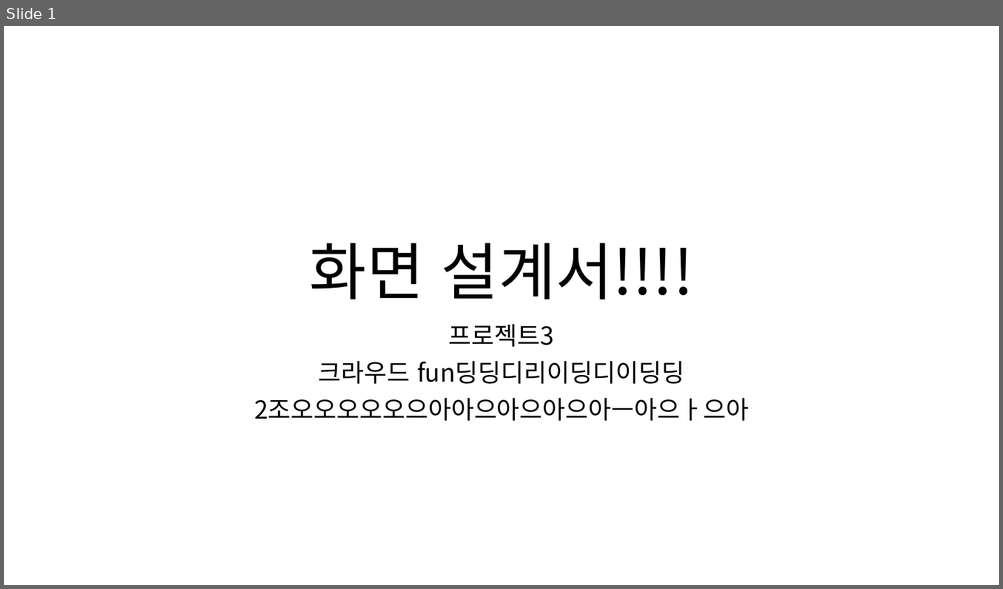
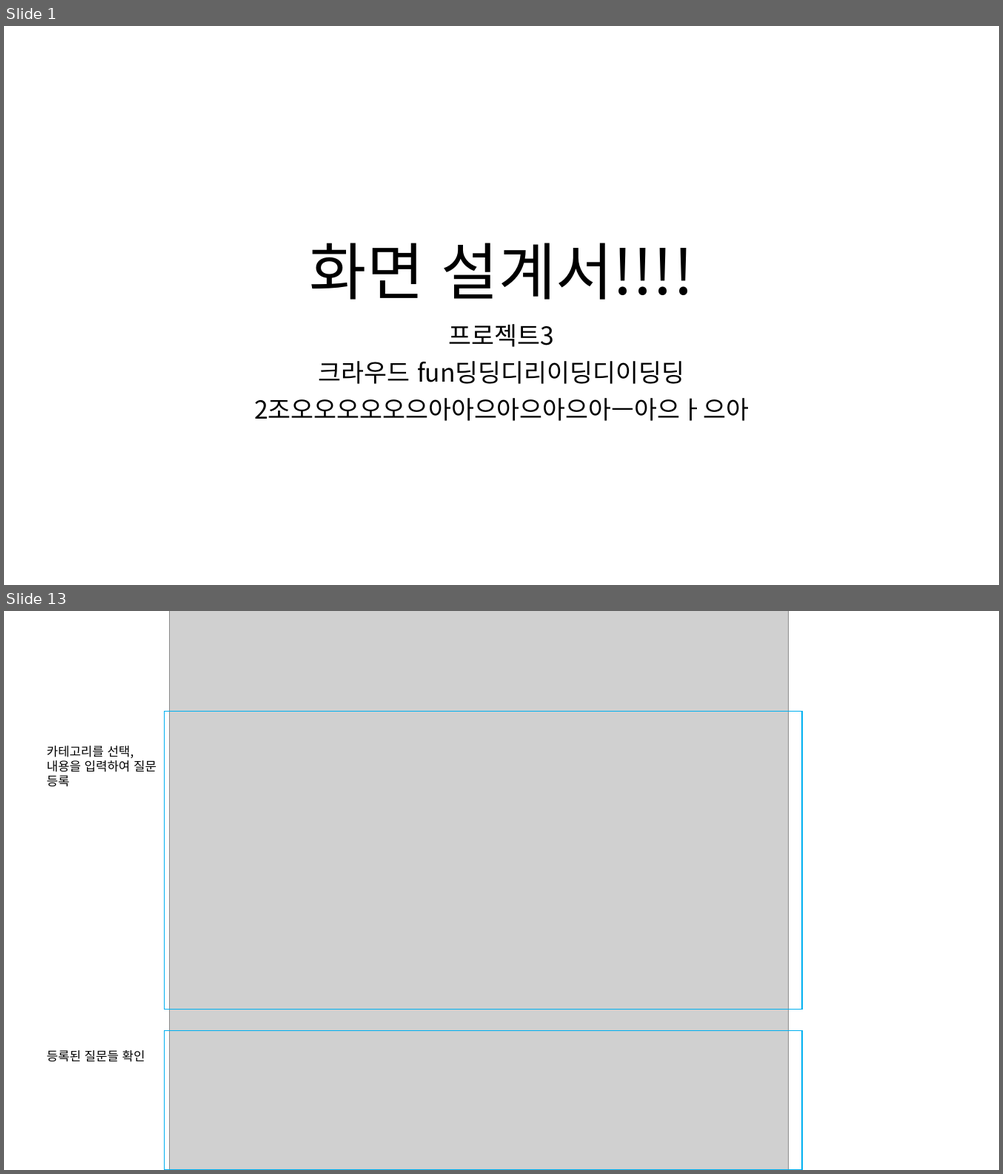
Before and after one commit to ezenteam2/RentalEquip, a slide deck: 0 발표용 파워포인트/0313 2차발표/0313 project04 - 파워포인트 - 형준.pptx. Shown one above the other, each under a label of ours: slide 1 before the commit, slides 1 and 13 after it; the slides between them are not shown. The pictures are 1003x589 and 1003x1174 pixels, drawn with LibreOffice and Linux fonts; fonts in the diff are those of the drawing; grey boxes stand for pictures. Boxes give left, top, right and bottom in pixels: in the first picture for what was removed or moved away, otherwise in the second. Text is boxed around its words. In the diff, an @@ line names an element or a change of style, - is before the commit and + after.

```diff
--- a/0 발표용 파워포인트/0313 2차발표/0313 project04 - 파워포인트 - 형준.pptx
+++ b/0 발표용 파워포인트/0313 2차발표/0313 project04 - 파워포인트 - 형준.pptx
@@ slide 13 added at (x1=4, y1=611, x2=999, y2=1170), background #FFFFFF @@
@@ picture added at (x1=170, y1=611, x2=788, y2=1170) @@
@@ rectangle added at (x1=165, y1=711, x2=802, y2=1009), outline #00B0F0 1 pt @@
@@ text added at (x1=47, y1=746, x2=156, y2=787), 12 pt, text #000000 @@
+카테고리를 선택, 내용을 입력하여 질문 등록
@@ rectangle added at (x1=165, y1=1031, x2=802, y2=1170), outline #00B0F0 1 pt @@
@@ text added at (x1=47, y1=1051, x2=145, y2=1062), 12 pt, text #000000 @@
+등록된 질문들 확인
```
Also in this commit, not shown: 15 other slides added.
